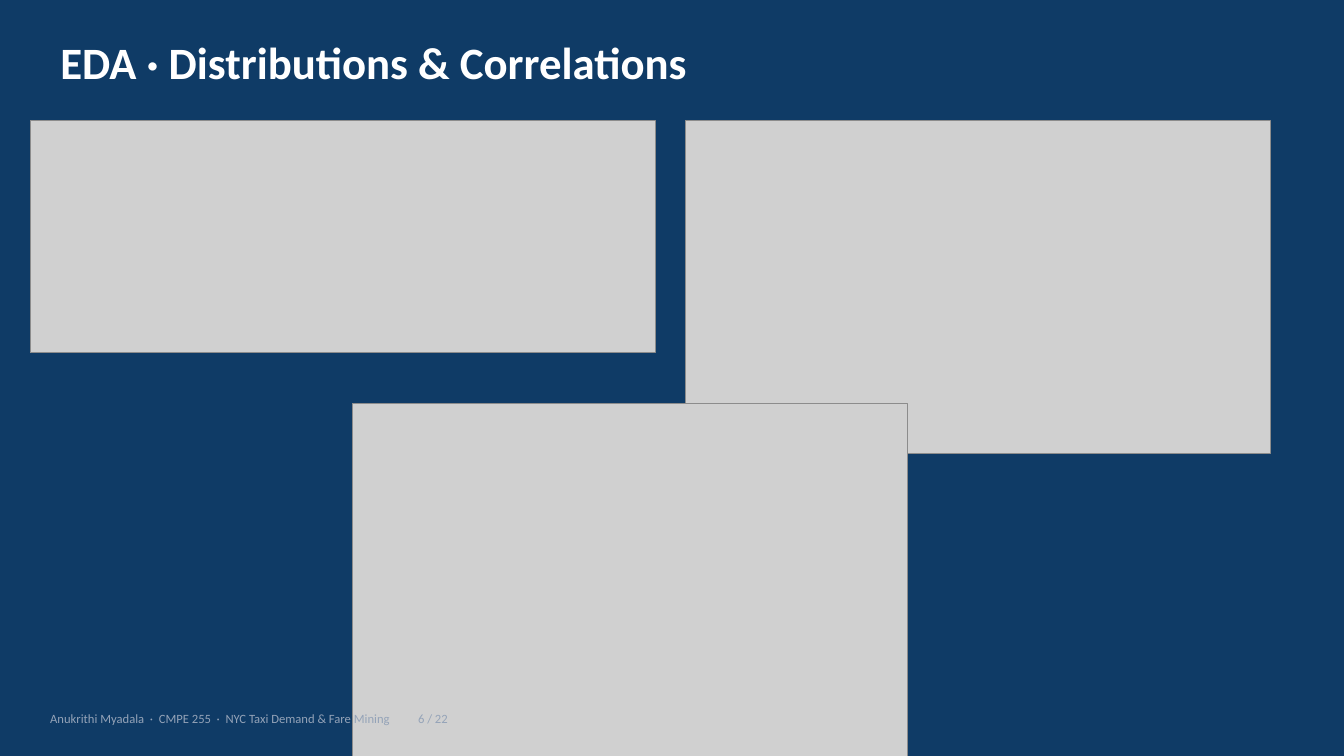
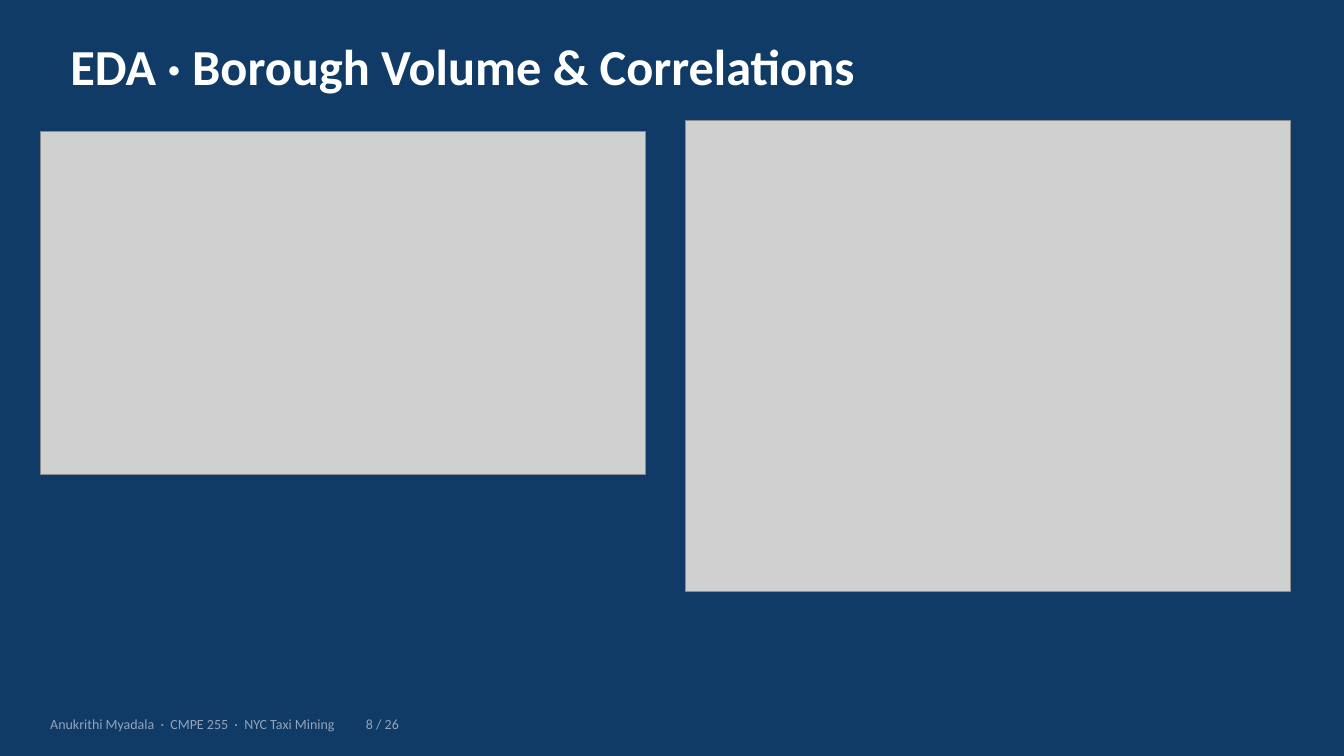
Before and after one commit to anu-myadala/255finalprojectanu, a slide deck: slide 8 of Taxi_Project_Presentation.pptx (slide 6 before the commit). Drawn at 1344x756 pixels with LibreOffice and Linux fonts; fonts in the diff are those of the drawing; grey boxes stand for pictures. Boxes give left, top, right and bottom in pixels: in the first picture for what was removed or moved away, otherwise in the second. Text is boxed around its words. In the diff, an @@ line names an element or a change of style, - is before the commit and + after.

```diff
--- a/Taxi_Project_Presentation.pptx
+++ b/Taxi_Project_Presentation.pptx
@@ text at box(70, 49, 855, 94): text changed; size 32 to 36 pt @@
-EDA · Distributions & Correlations
+EDA · Borough Volume & Correlations
@@ picture: place and size @@
-picture at box(30, 121, 655, 353)
+picture at box(40, 131, 645, 475)
@@ picture: place and size @@
-picture at box(686, 121, 1270, 454)
+picture at box(686, 121, 1291, 591)
@@ picture removed at box(353, 403, 907, 756) @@
@@ text at box(50, 719, 399, 732): text changed; size 9 to 10 pt @@
-Anukrithi Myadala · CMPE 255 · NYC Taxi Demand & Fare Mining 6 / 22
+Anukrithi Myadala · CMPE 255 · NYC Taxi Mining 8 / 26
```
Also in this commit, not shown: 18 other slides changed, 7 slides added, 3 slides removed, 3 other files.
